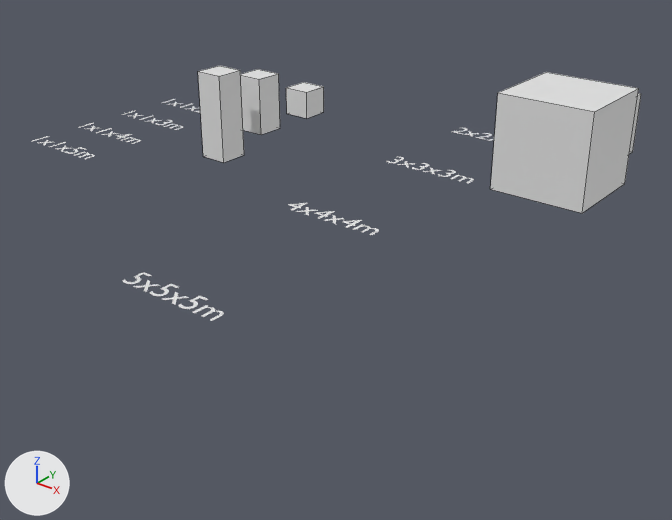
The Blender file 3. Scaling Objects.blend, before and after one commit.
The view is the same before and after, from a 50 mm lens placed at (17.9, -22.6, 10.4), pointed at (1.7, -2.4, -2.1). The lights are fixed; the arrows at lower left show +X, +Y and +Z. The first picture is the older version. Mesh edges are drawn as thin lines on the coarser meshes.

Names of what the first picture shows: '10x10x10 Tall', '10x10x20 Tall.001', '10x10x30 Tall', '30x30x30 Cube.001' and 9 more.
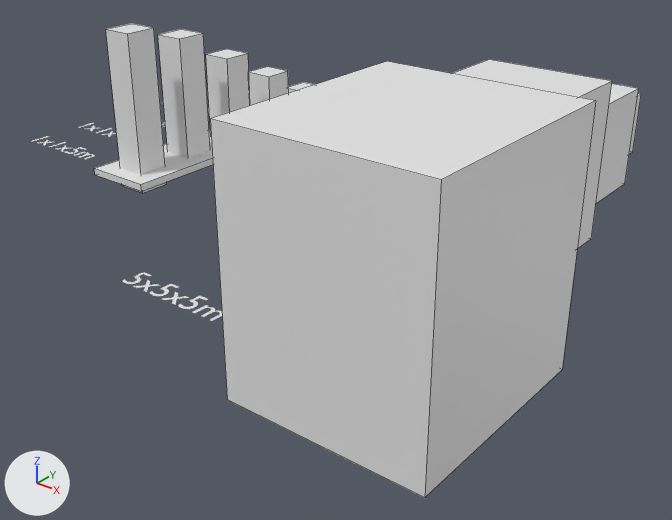
Location of each change, (x1, y1, x2, y2) in pixels of the pictures (672 x 520 px):
```json
{"object": "30x30x30 Cube.003", "change": "added", "after": [210, 61, 596, 498]}
{"object": "10x10x20 Tall.004", "change": "added", "after": [106, 23, 167, 193]}
{"object": "10x10x20 Tall.003", "change": "added", "after": [158, 29, 210, 158]}
{"object": "30x30x30 Cube.002", "change": "added", "after": [452, 59, 612, 249]}
{"object": "10x10x30 Tall", "change": "moved", "before": [198, 66, 244, 162], "after": [206, 49, 250, 137]}
{"object": "10x10x20 Tall.001", "change": "moved", "before": [241, 69, 280, 135], "after": [249, 66, 288, 105]}
{"object": "Cube", "change": "added", "after": [94, 130, 213, 191]}
{"object": "30x30x30 Cube.001", "change": "unchanged, covered by the edit", "before": [491, 72, 639, 213], "after": [596, 84, 639, 203]}
```

Edits to the scene script, one JSON object a line:
```json
{"op": "add", "block": "me_cube_016", "code": ["me_cube_016 = bpy.data.meshes.new('Cube.016')", "me_cube_016.from_pydata(...)  # a box spanning x -1.0..1.0, y -1.0..1.0, z -1.0..1.0"]}
{"op": "set", "path": "ob_10x10x30_tall.location", "old": "(-4.5, -0.9, 1.0)", "new": "(-4.5, -0.5, 1.5)"}
{"op": "set", "path": "ob_10x10x20_tall_001.location", "old": "(-4.5, 1.0, 1.0)", "new": "(-4.5, 1.5, 1.0)"}
{"op": "add", "block": "ob_cube", "code": ["ob_cube = bpy.data.objects.new('Cube', me_cube_016)", "ob_cube.location = (-4.5, 0.0, 0.0)", "ob_cube.scale = (1.12, 5.54, 0.112)"]}
{"op": "add", "block": "ob_30x30x30_cube_003", "code": ["ob_30x30x30_cube_003 = bpy.data.objects.new('30x30x30 Cube.003', me_cube_013.copy())  # the mesh of ob_10x10x20_tall_001", "ob_30x30x30_cube_003.location = (8.0, -8.0, 2.0)", "ob_30x30x30_cube_003.scale = (-5.14, -5.65, -6.33)"]}
{"op": "add", "block": "ob_30x30x30_cube_002", "code": ["ob_30x30x30_cube_002 = bpy.data.objects.new('30x30x30 Cube.002', me_cube_013.copy())  # the mesh of ob_10x10x20_tall_001", "ob_30x30x30_cube_002.location = (7.0, -2.0, 2.0)", "ob_30x30x30_cube_002.scale = (3.57, 3.93, 4.4)"]}
{"op": "add", "block": "ob_10x10x20_tall_004", "code": ["ob_10x10x20_tall_004 = bpy.data.objects.new('10x10x20 Tall.004', me_cube_013.copy())  # the mesh of ob_10x10x20_tall_001", "ob_10x10x20_tall_004.location = (-4.5, -4.5, 2.0)", "ob_10x10x20_tall_004.scale = (1.0, 1.0, 5.0)"]}
{"op": "add", "block": "ob_10x10x20_tall_003", "code": ["ob_10x10x20_tall_003 = bpy.data.objects.new('10x10x20 Tall.003', me_cube_013.copy())  # the mesh of ob_10x10x20_tall_001", "ob_10x10x20_tall_003.location = (-4.5, -2.5, 2.0)", "ob_10x10x20_tall_003.scale = (1.0, 1.0, 4.0)"]}
```
